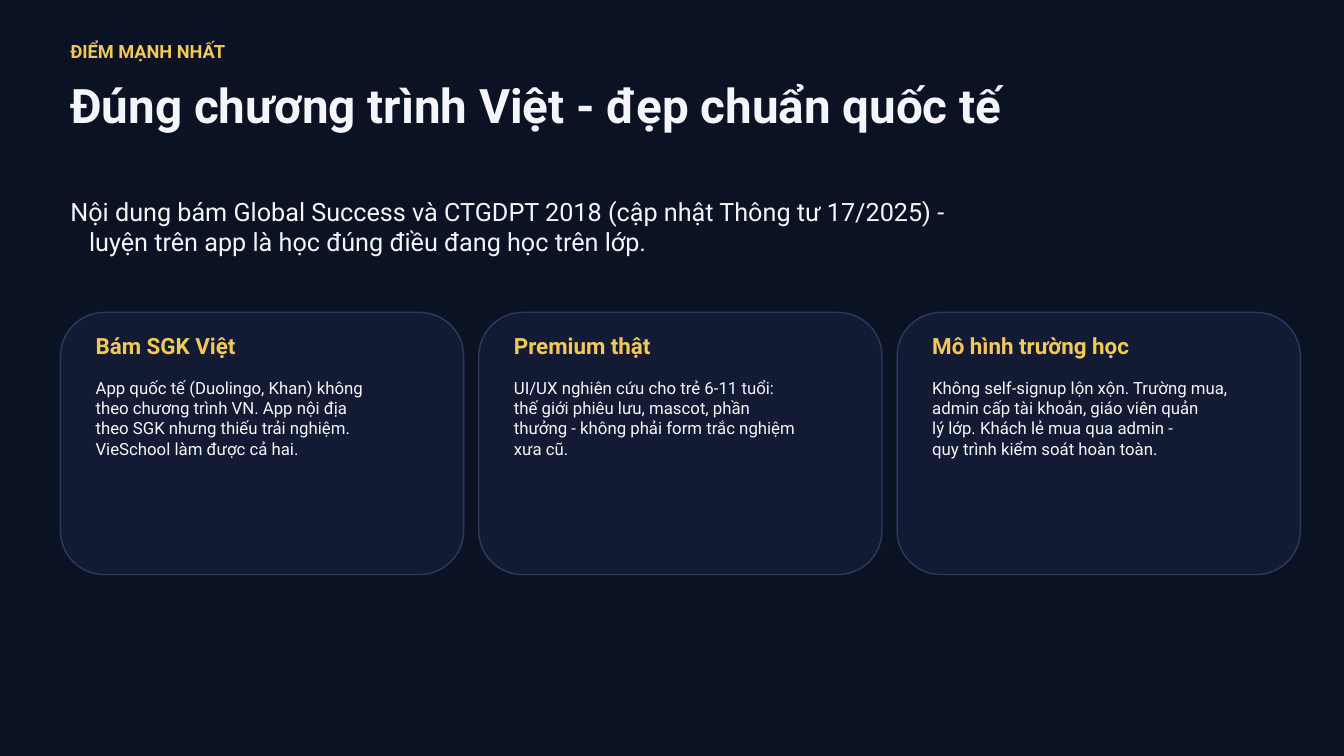
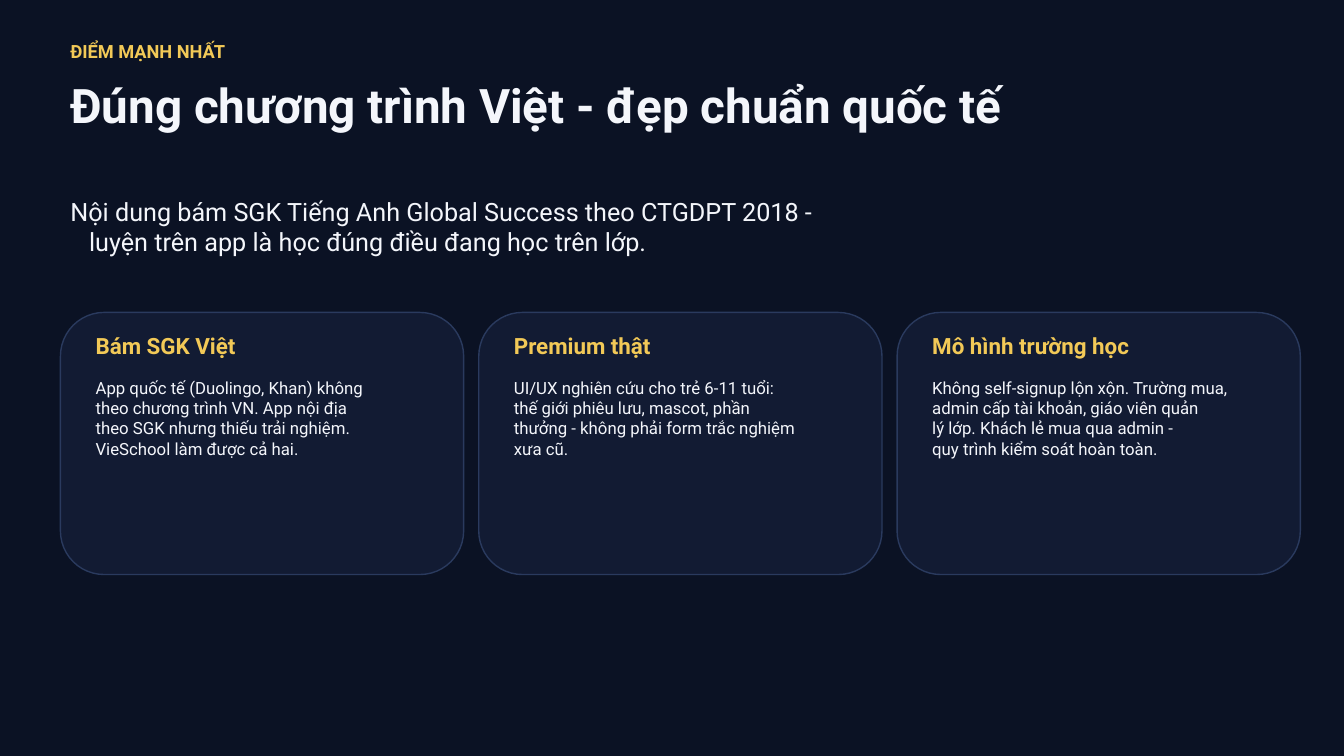
Before and after one commit to saintzzz/student-self-practice-web, a slide deck: slide 5 of docs/proposal-vieschool-sales.pptx. Drawn at 1344x756 pixels with LibreOffice and Linux fonts; fonts in the diff are those of the drawing. Boxes give left, top, right and bottom in pixels: in the first picture for what was removed or moved away, otherwise in the second. Text is boxed around its words. In the diff, an @@ line names an element or a change of style, - is before the commit and + after.

```diff
--- a/docs/proposal-vieschool-sales.pptx
+++ b/docs/proposal-vieschool-sales.pptx
@@ text at <box>70,200,799,227</box>: text changed @@
-Nội dung bám Global Success và CTGDPT 2018 (cập nhật Thông tư 17/2025) -
+Nội dung bám SGK Tiếng Anh Global Success theo CTGDPT 2018 -
```
Also in this commit, not shown: 1 other slide changed, 11 other files.
